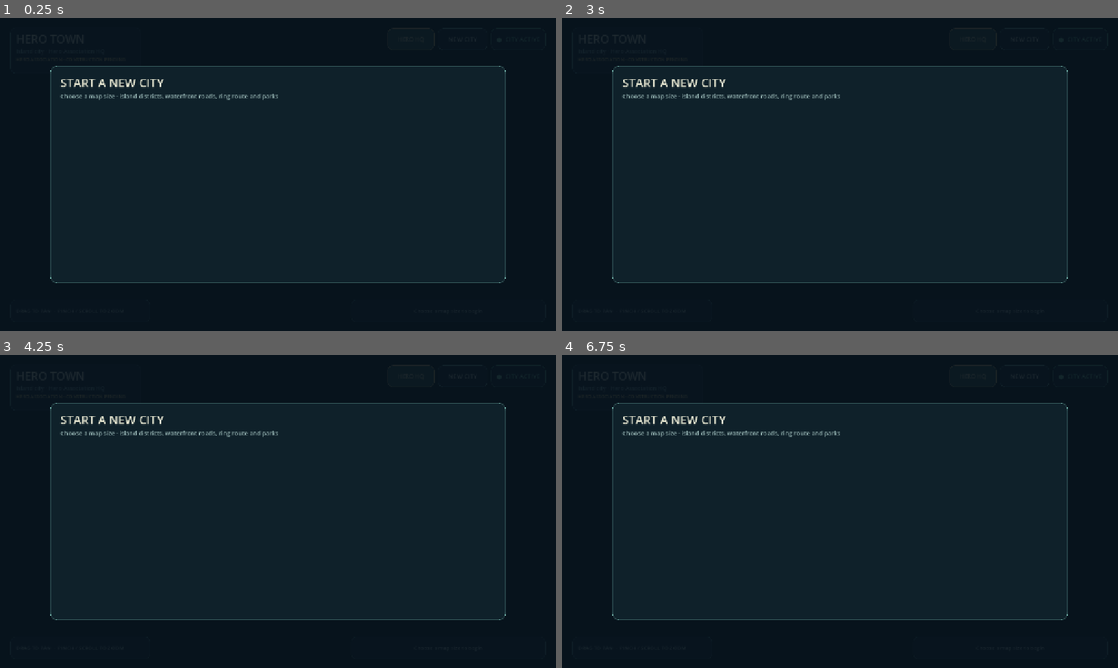
Above: before the commit, frames 1-4 (two rows, left to right).
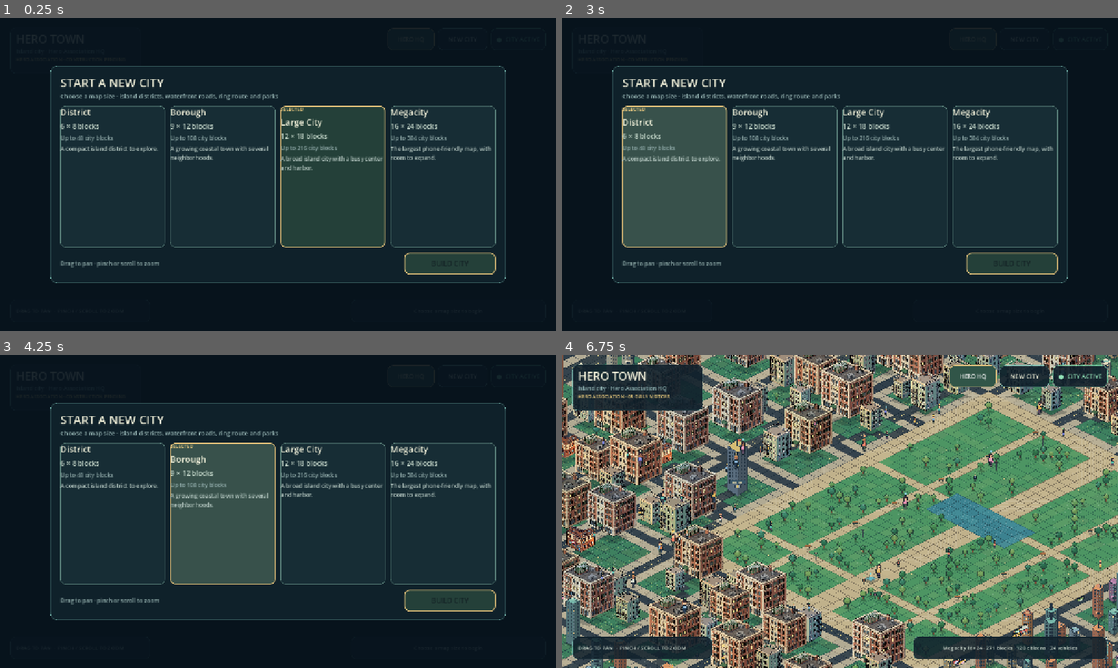
Above: after the commit, the same moments.

Repository: Stlucifer15t/Hero-town
Game: Godot game, scene res://scenes/main.tscn
The game is run twice, just before and just after one commit, with the same random seed, the same clock (stepped at 60 frames per second) and the same inputs.
Inputs (mouse positions are in pixels of both pictures, inside the frame that each line leads up to):
- Up to frame 1 (0.25 s): no input
- Up to frame 2 (3 s): click "NEW CITY" at 0.5 s; click "NEW CITY" at 1.25 s; click "HERO HQ" at 2 s; click (673, 177) at 2.77 s
- Up to frame 3 (4.25 s): click (222, 514) at 3.52 s
- Up to frame 4 (6.75 s): click (895, 514) at 4.27 s; click (1006, 514) at 5.02 s; click (1012, 599) at 5.75 s, where only the run after the commit has a clickable "BUILD CITY"; click "HERO HQ" at 6.5 s

The runs differ from the first frame. In frame 1, 12% of the frame differs, in the area x 10-90%, y 28-82%; in frame 2, 12%; in frame 3, 12%; in frame 4, 92%, in the area x 0-100%, y 0-100%.
Error before the commit: Parse Error: Identifier "cell" not declared in the current scope. (res://scripts/city/city_generator.gd:442)

Commit message:
Restore city ground cell placement
Co-authored-by: arena-agent <297053741+arena-agent@users.noreply.github.com>

Diff:
--- a/scripts/city/city_generator.gd
+++ b/scripts/city/city_generator.gd
@@ -438,6 +438,7 @@
 
 	for y: int in range(-2, _map_height + 2):
 		for x: int in range(-2, _map_width + 2):
+			var cell := Vector2i(x, y)
 			var base_tile: int = _tile_for_cell(x, y)
 			_ground.set_cell(cell, 0, Vector2i(_tile_art_variant(x, y, base_tile), 0))
 
